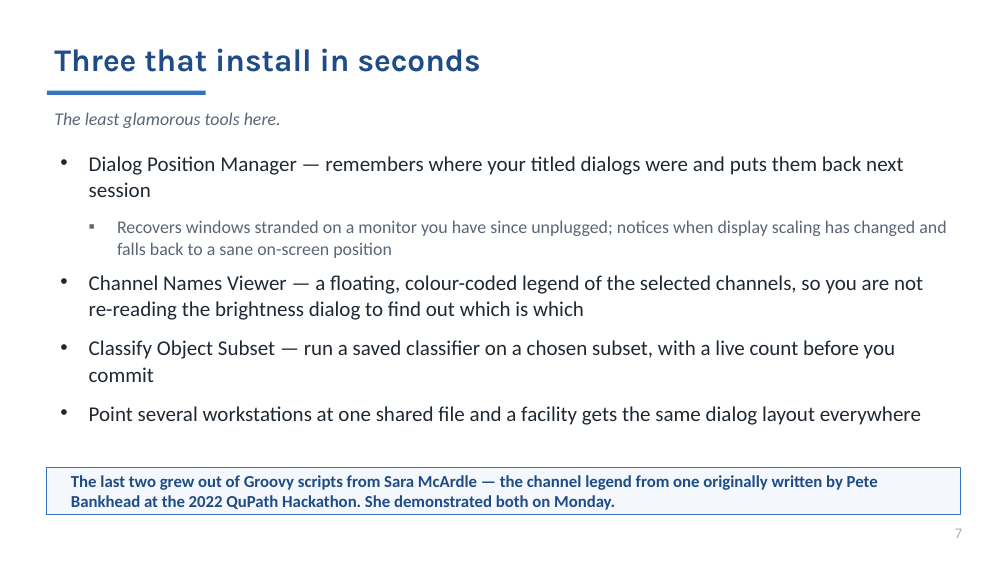
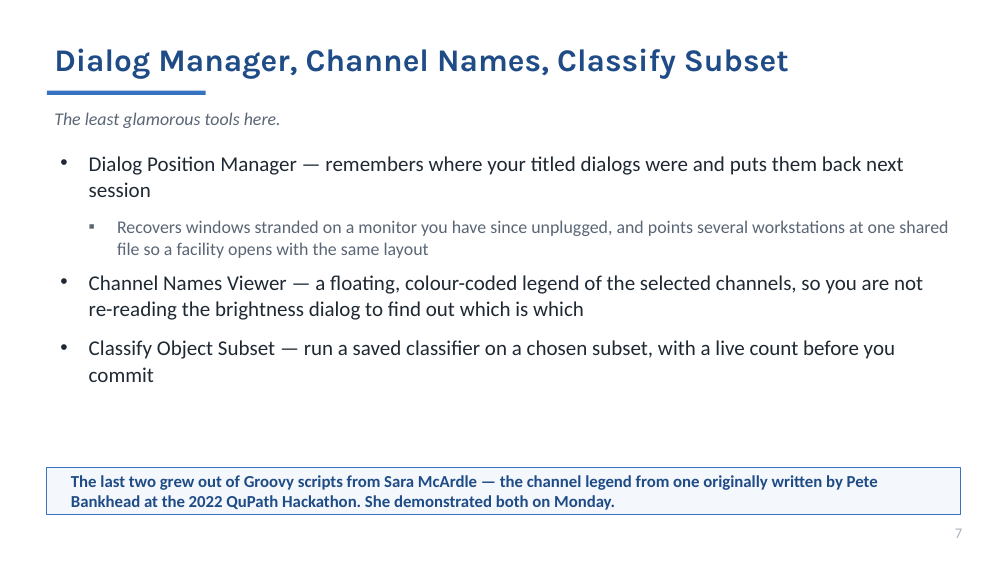
Before and after one commit to MichaelSNelson/BINA-I2K-2026-QuPath-Extensions, a slide deck: slide 7 of I2K_2026_QuPath_Extensions.pptx. Drawn at 1008x567 pixels with LibreOffice and Linux fonts; fonts in the diff are those of the drawing. Boxes give left, top, right and bottom in pixels: in the first picture for what was removed or moved away, otherwise in the second. Text is boxed around its words. In the diff, an @@ line names an element or a change of style, - is before the commit and + after.

```diff
--- a/I2K_2026_QuPath_Extensions.pptx
+++ b/I2K_2026_QuPath_Extensions.pptx
@@ text at bbox=[54, 48, 789, 79]: text changed @@
-Three that install in seconds
+Dialog Manager, Channel Names, Classify Subset
@@ text at bbox=[117, 220, 948, 258]: text changed @@
-  ▪ Recovers windows stranded on a monitor you have since unplugged; notices when display scaling has changed and falls back to a sane on-screen position
+  ▪ Recovers windows stranded on a monitor you have since unplugged, and points several workstations at one shared file so a facility opens with the same layout
@@ text at bbox=[89, 406, 921, 425]: paragraph removed @@
-• Point several workstations at one shared file and a facility gets the same dialog layout everywhere
```
Also in this commit, not shown: 8 other slides changed, 1 other file.
